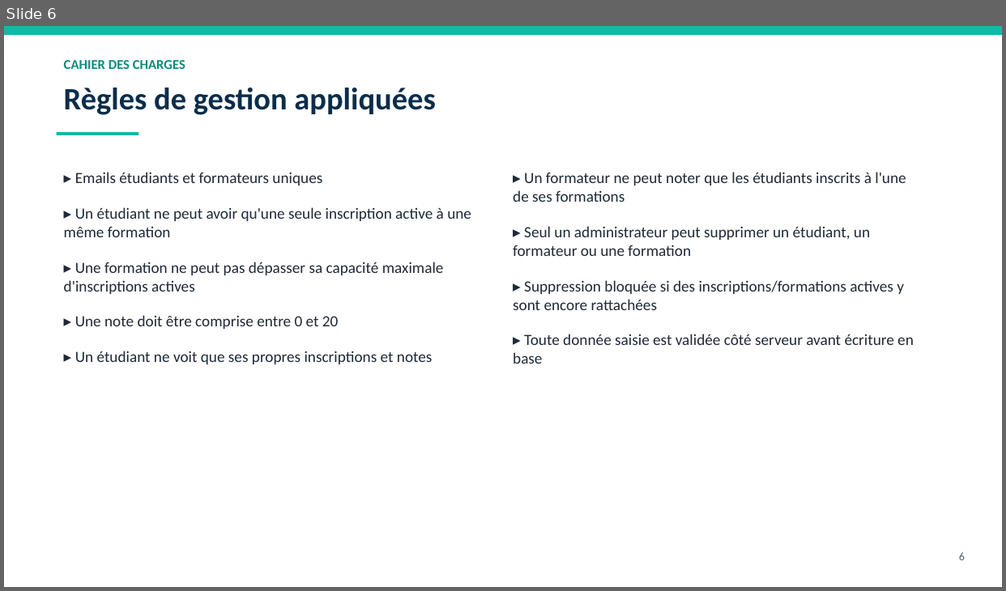
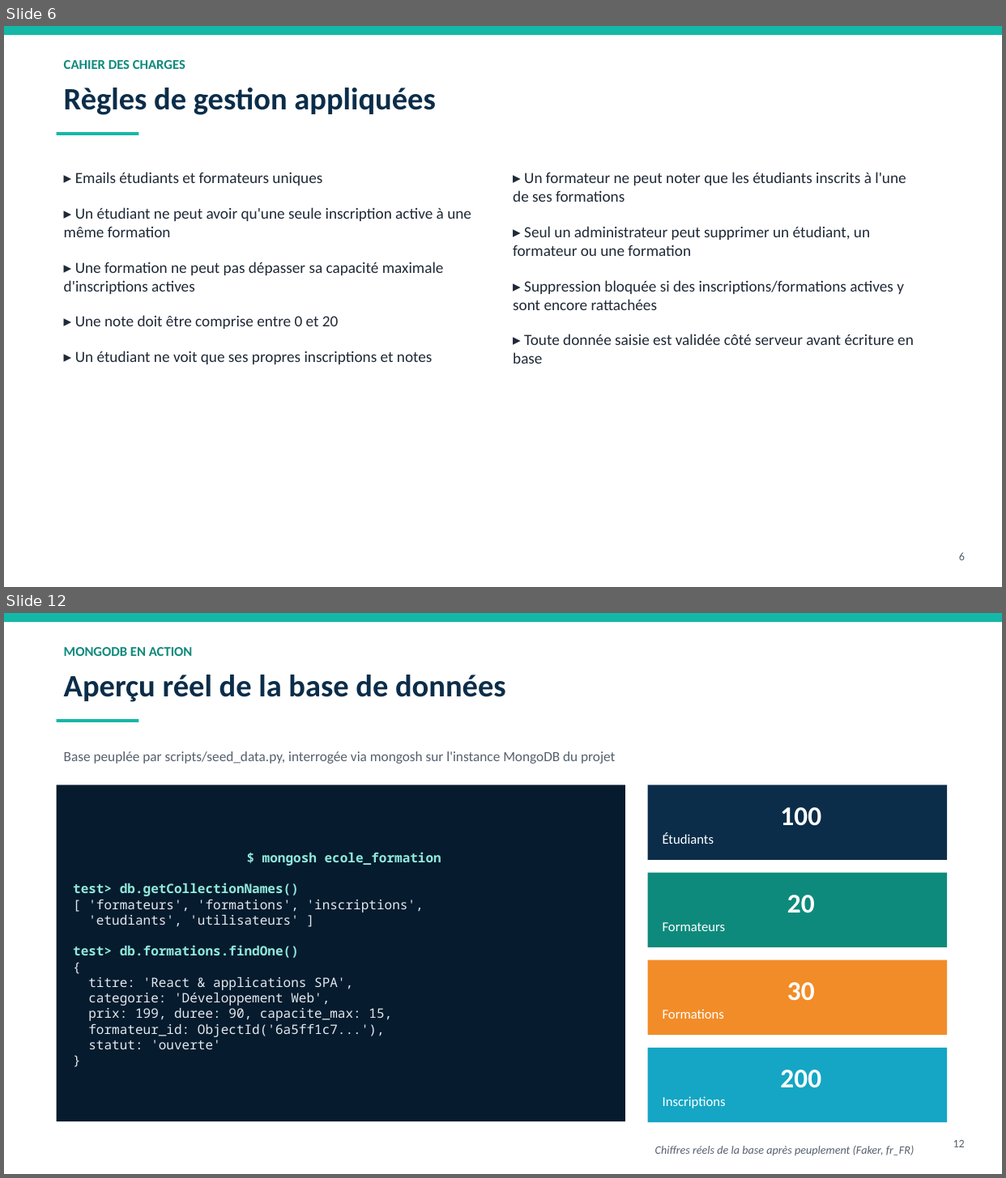
Before and after one commit to ASapAbro/E-Educ, a slide deck: complet/report/Presentation_Projet_Gestion_Formations.pptx. Shown one above the other, each under a label of ours: slide 6 before the commit, slides 6 and 12 after it; the slides between them are not shown. The pictures are 1006x591 and 1006x1178 pixels, drawn with LibreOffice and Linux fonts; fonts in the diff are those of the drawing. Boxes give left, top, right and bottom in pixels: in the first picture for what was removed or moved away, otherwise in the second. Text is boxed around its words. In the diff, an @@ line names an element or a change of style, - is before the commit and + after.

Commit message:
Enrichissement de la présentation : diagramme de cas d'utilisation, aperçu BDD réel, captures d'écran des interfaces
Ajoute un diagramme UML des cas d'utilisation, une slide d'aperçu réel de
MongoDB (mongosh) et des captures d'écran authentiques de l'application
(connexion, tableaux de bord admin/formateur/étudiant, gestion des
étudiants/formations, notation). Le tableau de bord de la slide
"Interface" utilise désormais une vraie capture au lieu d'un graphique
factice.

```diff
--- a/complet/report/Presentation_Projet_Gestion_Formations.pptx
+++ b/complet/report/Presentation_Projet_Gestion_Formations.pptx
@@ slide 12 added at (4, 613, 1002, 1174), background #FFFFFF @@
@@ rectangle added at (4, 613, 1002, 622), fill #14B8A6 @@
@@ text added at (64, 647, 193, 656), 13 pt, text #0E8A7C, bold @@
+MONGODB EN ACTION
@@ text added at (64, 675, 506, 702), 30 pt, text #0B2D4A, bold @@
+Aperçu réel de la base de données
@@ rectangle added at (57, 719, 138, 722), fill #14B8A6 @@
@@ text added at (64, 752, 615, 764), 13.5 pt, text #55606E @@
+Base peuplée par scripts/seed_data.py, interrogée via mongosh sur l'instance MongoDB du projet
@@ rectangle added at (57, 786, 625, 1122), fill #071B2E, 12.5 pt, text #E3E9EE @@
+$ mongosh ecole_formation
+test> db.getCollectionNames()
+[ 'formateurs', 'formations', 'inscriptions',
+'etudiants', 'utilisateurs' ]
+test> db.formations.findOne()
+{
+titre: 'React & applications SPA',
+categorie: 'Développement Web',
+prix: 199, duree: 90, capacite_max: 15,
+formateur_id: ObjectId('6a5ff1c7...'),
+statut: 'ouverte'
+}
@@ rectangle added at (648, 786, 948, 860), fill #0B2D4A, 13 pt, text #FFFFFF @@
+100
+Étudiants
@@ rectangle added at (648, 873, 948, 948), fill #0E8A7C, 13 pt, text #FFFFFF @@
+20
+Formateurs
@@ rectangle added at (648, 960, 948, 1035), fill #F28C28, 13 pt, text #FFFFFF @@
+30
+Formations
@@ rectangle added at (648, 1048, 948, 1122), fill #14A6C4, 13 pt, text #FFFFFF @@
+200
+Inscriptions
@@ text added at (655, 1146, 914, 1157), 11 pt, text #55606E, italic @@
+Chiffres réels de la base après peuplement (Faker, fr_FR)
@@ text added at (953, 1140, 965, 1148), 11 pt, text #55606E @@
+12
```
Also in this commit, not shown: 13 slides changed, 5 other slides added, 1 other file.
